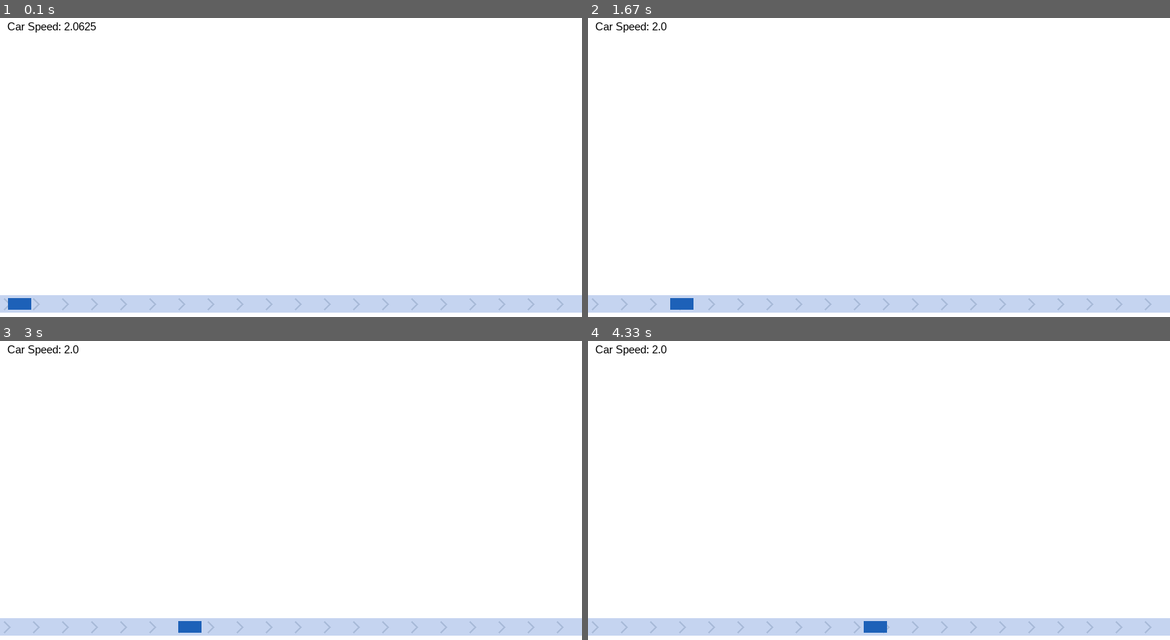
Above: before the commit, frames 1-4 (two rows, left to right).
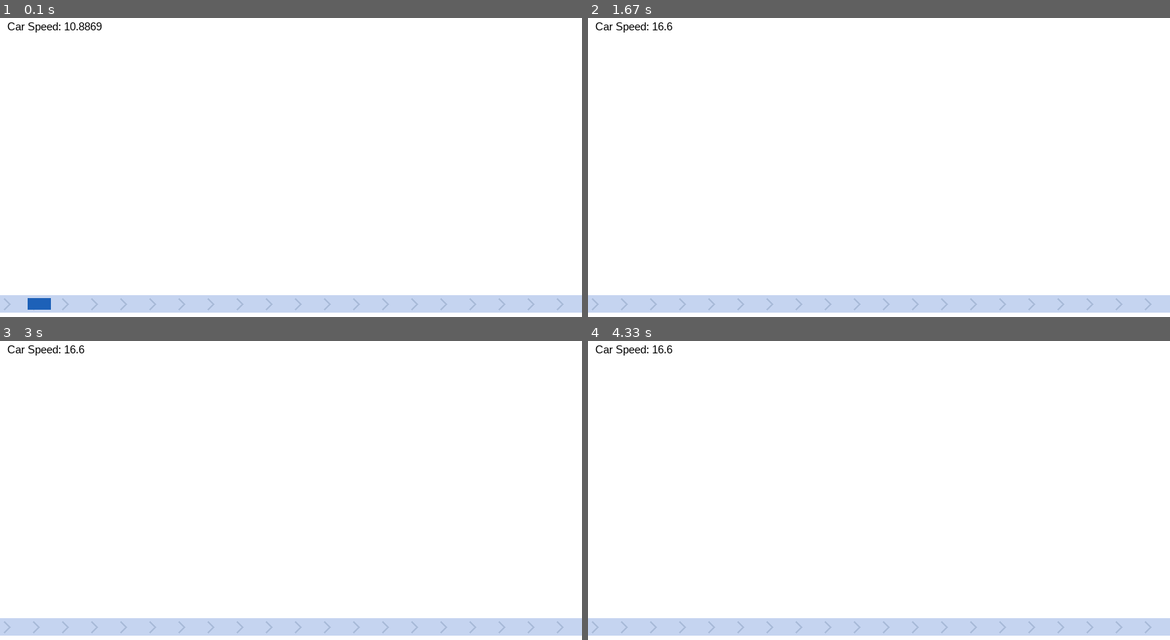
Above: after the commit, the same moments.

Repository: yixiaowang2001/MATH-432_FP
Game: pygame game, started from Simulation.py
The game is run twice, just before and just after one commit, with the same random seed, the same clock (stepped at 60 frames per second) and the same inputs.
Inputs:
- Up to frame 1 (0.1 s): no input
- Up to frame 2 (1.67 s): tap Space at 0.33, 0.73, 1.03, 1.23 s
- Up to frame 3 (3 s): no input
- Up to frame 4 (4.33 s): no input

The runs differ from the first frame. In frame 1, 0.4% of the frame differs, in the area x 1-18%, y 1-98%; in frame 2, 0.2%; in frame 3, 0.2%; in frame 4, 0.2%.

Commit message:
Update speed

Diff:
--- a/Car.py
+++ b/Car.py
@@ -5,8 +5,13 @@
 import math
 import sys
 
+timesteps = 50
 
 class Car(object):
+    t = 0
+    v_0 = 16.6
+    a_i = 1.44
+
     def __init__(self, screen, width, height, x, y, speed, angle, color):
         self.x = x
         self.y = y
@@ -17,6 +22,8 @@
         self.angle = angle
         self.color = color
         self.rect = pygame.draw.rect(self.screen, self.color, (self.x, self.y, self.width, self.height))
+        self.v_0 = 16.6
+        self.a_i = 1.44
 
     def move(self):
         self.update_speed()
@@ -32,5 +39,10 @@
         text_surface = my_font.render(f'Car Speed: {round(self.speed, 4)}', True, (0, 0, 0))
         self.screen.blit(text_surface, (x, y))
 
+    # def update_speed(self):
+    #     self.speed = self.speed * 0.5 + 1
+
     def update_speed(self):
-        self.speed = self.speed * 0.5 + 1
+        acceleration = self.a_i * (1-(self.speed/self.v_0)**4)
+
+        self.speed += acceleration*1
--- a/Simulation.py
+++ b/Simulation.py
@@ -3,7 +3,6 @@
 import pygame
 
 scale = 8
-
 screen_height = 800
 screen_width = 800
 road_width = screen_width
